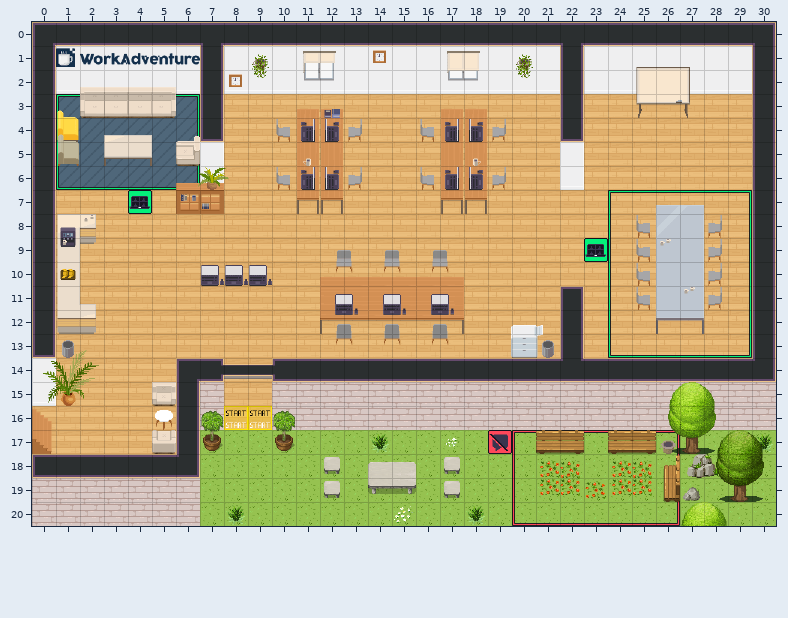
Level history. Tiled map (JSON): map.tmj. That is the earlier state.
Cells are 32x32 px. Shown: x 0..30, y 0..20.
The result:
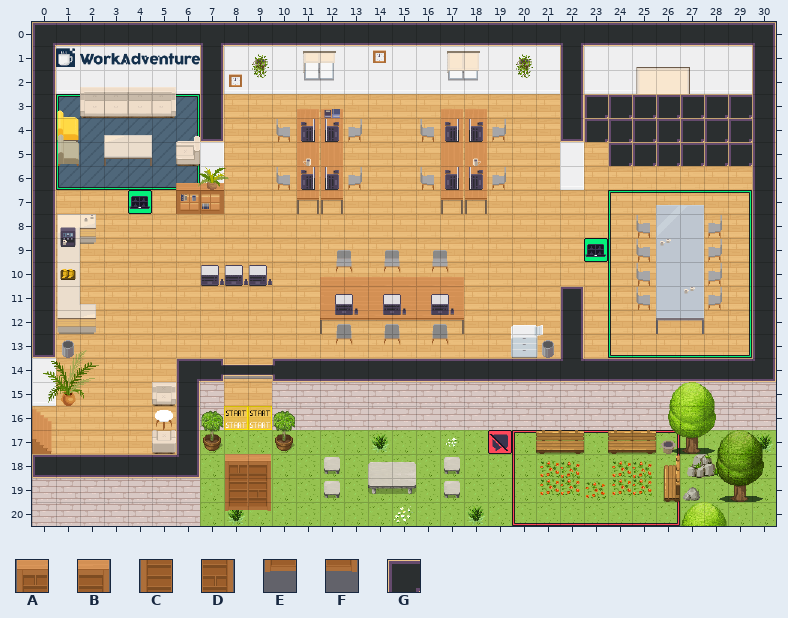
Key: from "WA_Other_Furniture": A 14, B 15, C 26, D 27, E 38, F 39; from "WA_Room_Builder": G 28.
_ is an empty cell.
Tiles of an added or newly shown layer are drawn over the layers below it.
Diff:
Layer "above/above1":
y 3..4: x 23..29 _______ -> GGGGGGG
y 5: x 24..29 ______ -> GGGGGG
Layer "door/door_opened" (added):
y 18: x 8..9 __ -> AB
y 19: x 8..9 __ -> CD
y 20: x 8..9 __ -> EF
